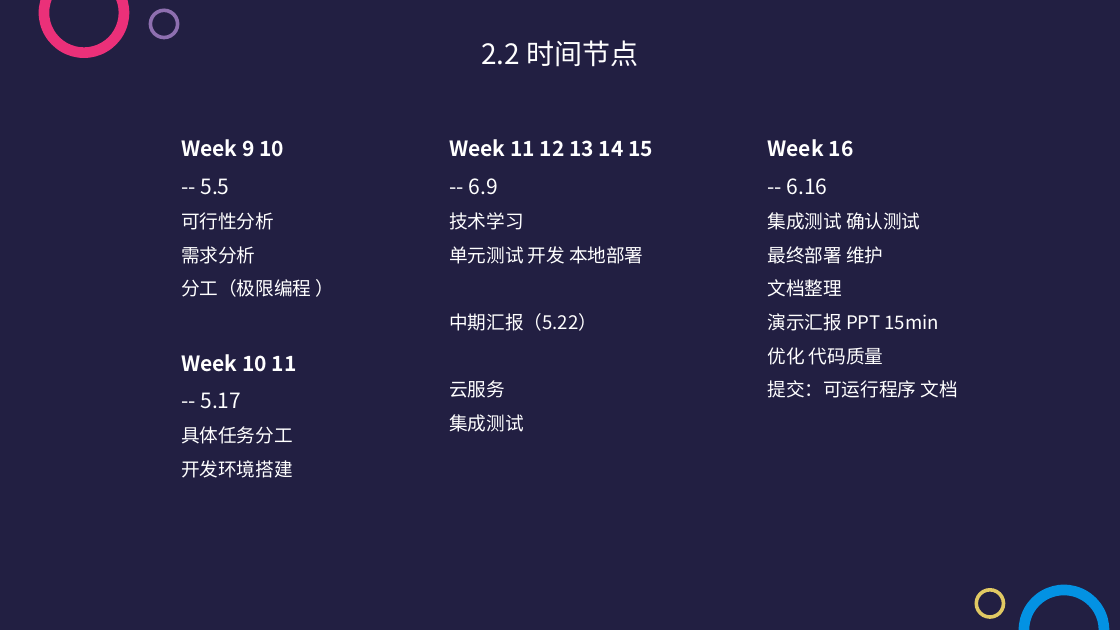
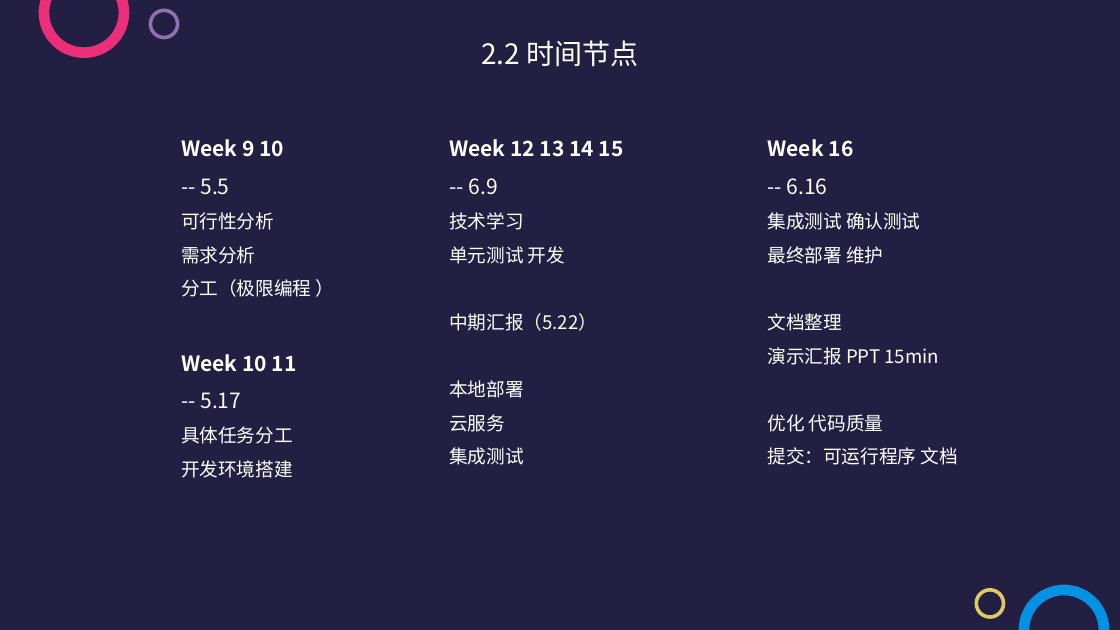
Before and after one commit to Leezy016/WisForm, a slide deck: slide 8 of midRepo.pptx. Drawn at 1120x630 pixels with LibreOffice and Linux fonts; fonts in the diff are those of the drawing. Boxes give left, top, right and bottom in pixels: in the first picture for what was removed or moved away, otherwise in the second. Text is boxed around its words. In the diff, an @@ line names an element or a change of style, - is before the commit and + after.

```diff
--- a/midRepo.pptx
+++ b/midRepo.pptx
@@ text "Week 16" rewrapped from box(768, 139, 957, 398) to box(768, 139, 957, 465) @@
@@ text at box(449, 139, 624, 157): text changed @@
-Week 11 12 13 14 15
+Week 12 13 14 15
@@ text at box(449, 246, 565, 264): text changed @@
-单元测试 开发 本地部署
+单元测试 开发
@@ text at box(449, 380, 523, 398): paragraph added @@
+本地部署
```
Also in this commit, not shown: 3 other slides changed.
